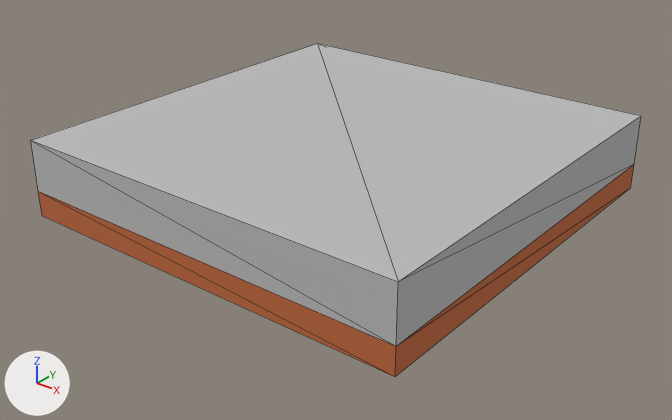
Two versions of the OBJ model project/resource/graphics/tile/models/3.obj, one commit apart.
The view is the same before and after, from a 50 mm lens placed at (1.99, -2.54, 1.52), pointed at (0.02, -0.08, 0.0). The lights are fixed; the arrows at lower left show +X, +Y and +Z. Mesh edges are drawn as thin lines. Where no turn or scale is listed for an object, it has been applied to the vertices. Vertices at the same position are counted once.

In view in the first picture: 'Untitled'.
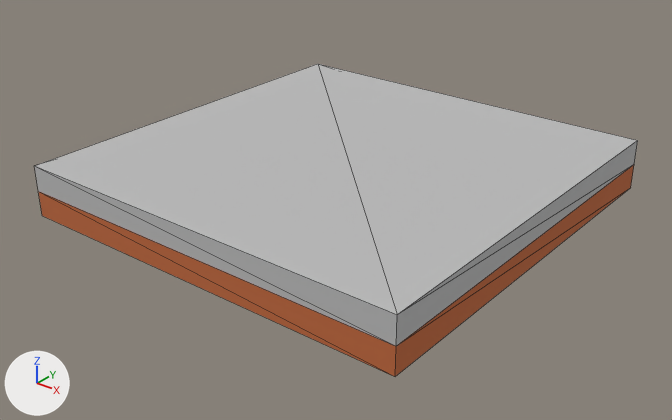
Location of each change, (x1, y1, x2, y2) in pixels of the pictures (672 x 420 px; the box of a moved part takes in the faces that stretch with it):
'Untitled', reshaped (6% shorter): before (31, 43, 641, 377); after (35, 64, 638, 377)
part 1 of me_untitled, moved or reshaped: before (31, 43, 641, 341); after (35, 64, 638, 341)

The change, as a list of edits to the scene's bpy script:
```text
Change me_untitled:
    where me_untitled.from_pydata(...)  # 12 vertices, 20 faces; spans x -0.8..0.8, y -0.8..0.8, z 0.0..0.3
    used by ob_untitled; location = (0.0, 0.0, 0.0)
    before: 4 (-0.8, -0.8, 0.3) at pixel (30, 140), 5 (-0.8, 0.8, 0.3) at pixel (317, 43), 10 (0.8, -0.8, 0.3) at pixel (398, 281), 11 (0.8, 0.8, 0.3) at pixel (641, 115)
    me_untitled part 1
    add for i in [4, 5, 10, 11]: me_untitled.vertices[i].co += Vector((0.0, 0.0, -0.1))
```
